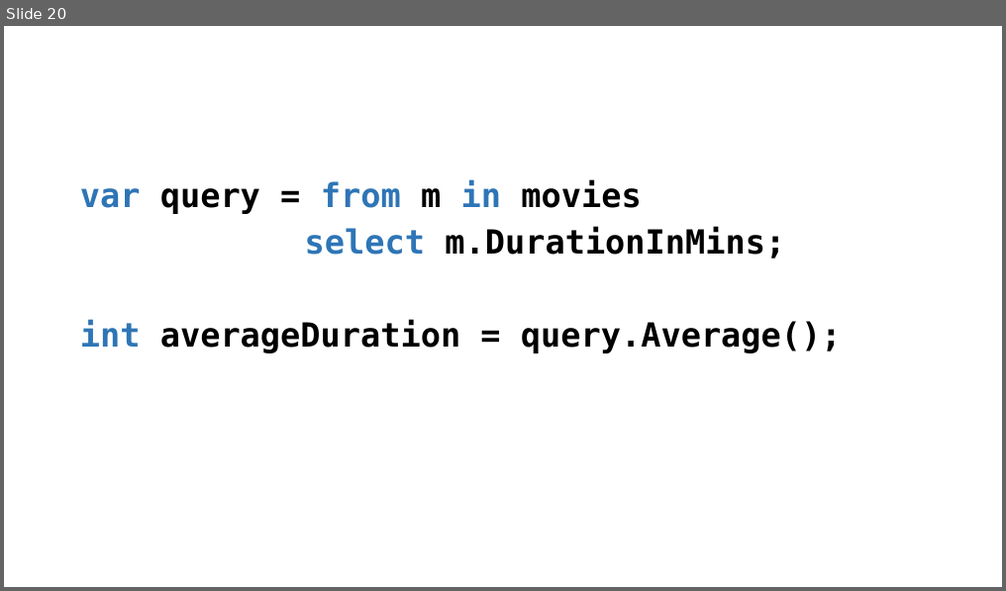
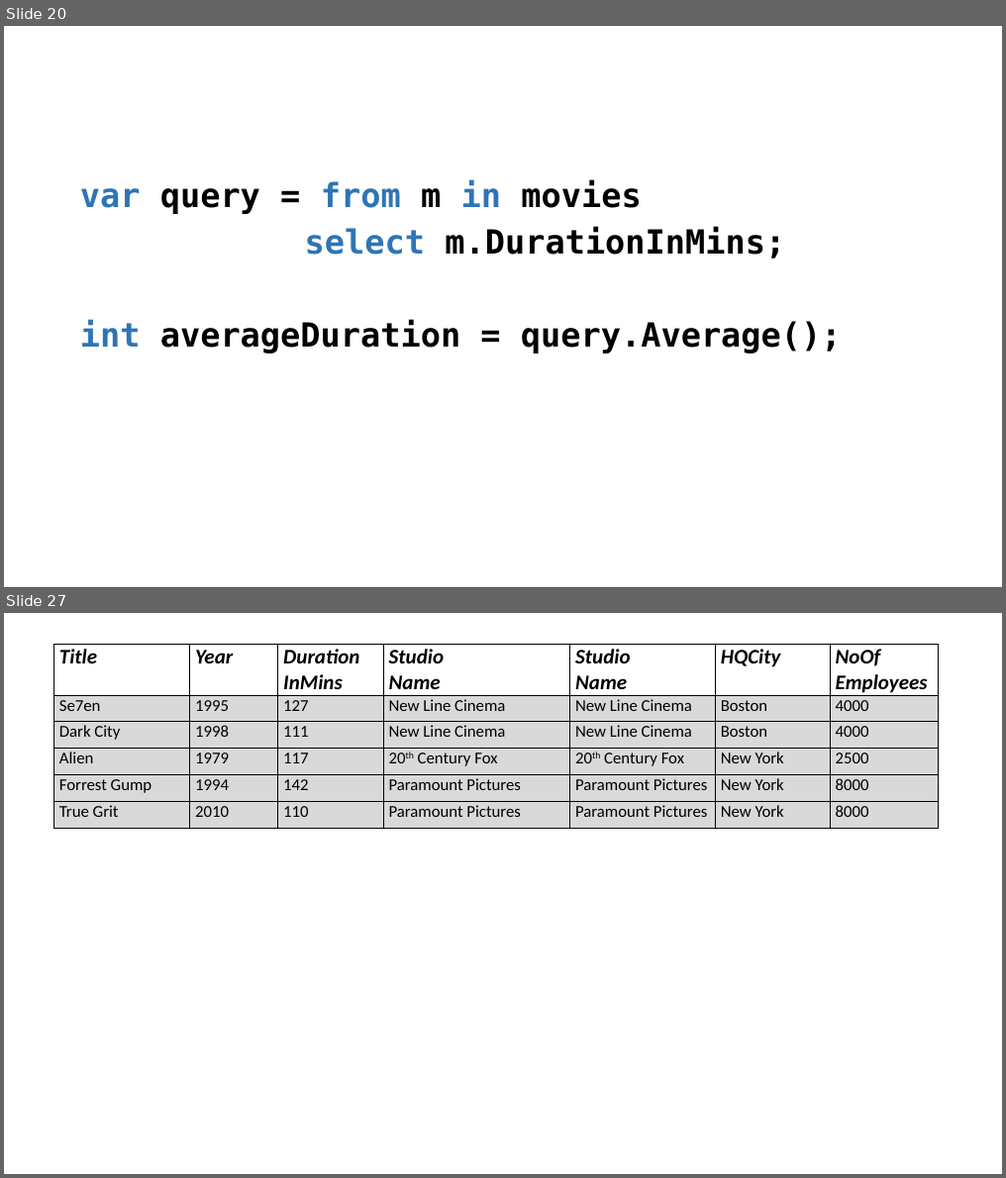
Before and after one commit to perl-easj/Teaching-materials, a slide deck: CSharpProgramming/Presentations/LINQ.pptx. Shown one above the other, each under a label of ours: slide 20 before the commit, slides 20 and 27 after it; the slides between them are not shown. The pictures are 1006x591 and 1006x1178 pixels, drawn with LibreOffice and Linux fonts; fonts in the diff are those of the drawing. Boxes give left, top, right and bottom in pixels: in the first picture for what was removed or moved away, otherwise in the second. Text is boxed around its words. In the diff, an @@ line names an element or a change of style, - is before the commit and + after.

```diff
--- a/CSharpProgramming/Presentations/LINQ.pptx
+++ b/CSharpProgramming/Presentations/LINQ.pptx
@@ slide 27 added at (x1=4, y1=613, x2=1002, y2=1174), background #FFFFFF @@
@@ table added at (x1=54, y1=645, x2=939, y2=827), 6 rows, 7 columns @@
+Title | Year | Duration / InMins | Studio / Name | Studio / Name | HQCity | NoOf / Employees
+Se7en | 1995 | 127 | New Line Cinema | New Line Cinema | Boston | 4000
+Dark City | 1998 | 111 | New Line Cinema | New Line Cinema | Boston | 4000
+Alien | 1979 | 117 | 20th Century Fox | 20th Century Fox | New York | 2500
+Forrest Gump | 1994 | 142 | Paramount Pictures | Paramount Pictures | New York | 8000
+True Grit | 2010 | 110 | Paramount Pictures | Paramount Pictures | New York | 8000
```
Also in this commit, not shown: 1 slide changed, 9 other slides added, 1 other file.
